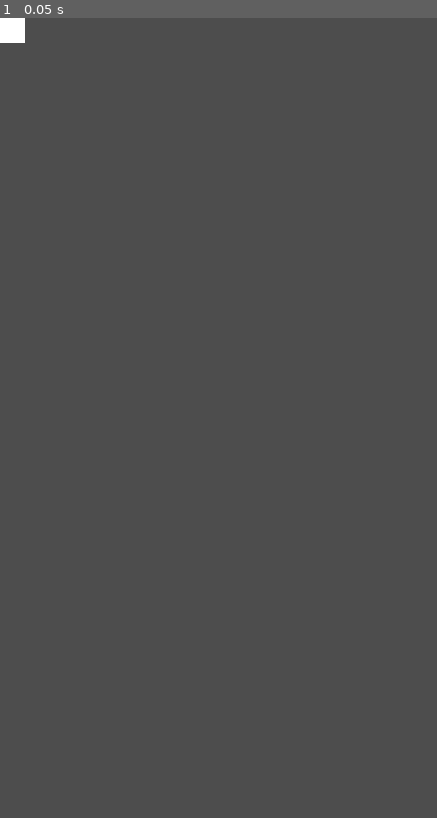
Above: before the commit, frame 1.
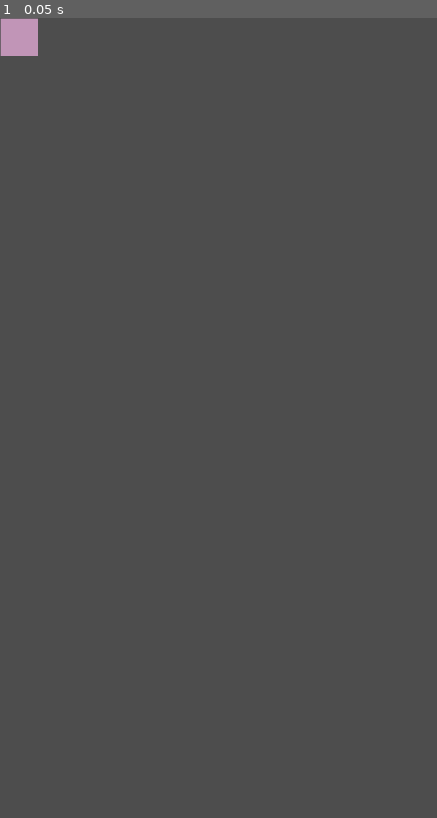
Above: after the commit, the same moment.

Repository: guillermoprados/tripleton
Game: Godot game, scene res://objects/cell.tscn
The game is run twice, just before and just after one commit, with the same random seed, the same clock (stepped at 60 frames per second) and the same inputs. The project has no main scene, so this scene is started directly.
Inputs:
- Up to frame 1 (0.05 s): no input

The runs differ from the first frame. In frame 1, 0.4% of the frame differs, in the area x 0-9%, y 0-5%.

Commit message:
add cell events

Diff:
--- /dev/null
+++ b/objects/cell.gd
@@ -0,0 +1,43 @@
+extends Area2D
+signal cell_entered(boardPos:Vector2)
+signal cell_exited(boardPos:Vector2)
+signal cell_selected(boardPos:Vector2)
+
+var boardPos:Vector2
+
+@export var empty_color: Color
+@export var hover_color: Color
+@export var select_color: Color
+
+# Called when the node enters the scene tree for the first time.
+func _ready():
+	position = Vector2(1,1)
+	$BackColor.color = empty_color
+
+# Called every frame. 'delta' is the elapsed time since the previous frame.
+func _process(delta):
+	pass
+
+func _on_mouse_entered():
+	$BackColor.color = hover_color
+	cell_entered.emit(boardPos)
+
+func _on_mouse_exited():
+	$BackColor.color = empty_color
+	cell_exited.emit(boardPos)
+
+func _on_input_event(viewport, event, shape_idx):
+	print(event)
+	if event is InputEventMouseButton and event.is_pressed():
+		# Check if it's a left mouse button click (button_index 1) if needed
+		if event.button_index == MOUSE_BUTTON_LEFT:
+			$BackColor.color = select_color
+			cell_selected.emit(boardPos)
+	elif event is InputEventScreenTouch and event.pressed:
+		pass
+		# Handle touch events here
+		# event.index is the touch point index (useful for multitouch)
+		# event.position is the screen position where the touch occurred
+		# event.global_position is the global position on the screen
+		# You can adapt your touch handling logic as needed
+	# Add more conditions for other types of input events if necessary
--- a/objects/cell.tscn
+++ b/objects/cell.tscn
@@ -1,7 +1,27 @@
-[gd_scene format=3 uid="uid://cs3h2jmbb6qk7"]
+[gd_scene load_steps=3 format=3 uid="uid://cs3h2jmbb6qk7"]
 
-[node name="Cell" type="Node2D"]
+[ext_resource type="Script" path="res://objects/cell.gd" id="1_63653"]
 
-[node name="ColorRect" type="ColorRect" parent="."]
-offset_right = 40.0
-offset_bottom = 40.0
+[sub_resource type="RectangleShape2D" id="RectangleShape2D_ubd2d"]
+size = Vector2(58, 58)
+
+[node name="Area2D" type="Area2D"]
+collision_mask = 0
+priority = 1
+script = ExtResource("1_63653")
+empty_color = Color(0.756863, 0.584314, 0.717647, 1)
+hover_color = Color(0.807843, 0.505882, 0.396078, 1)
+select_color = Color(0.207843, 0.533333, 0.360784, 1)
+
+[node name="BackColor" type="ColorRect" parent="."]
+offset_right = 60.0
+offset_bottom = 60.0
+mouse_filter = 2
+
+[node name="CollisionShape2D" type="CollisionShape2D" parent="."]
+position = Vector2(30, 30)
+shape = SubResource("RectangleShape2D_ubd2d")
+
+[connection signal="input_event" from="." to="." method="_on_input_event"]
+[connection signal="mouse_entered" from="." to="." method="_on_mouse_entered"]
+[connection signal="mouse_exited" from="." to="." method="_on_mouse_exited"]
